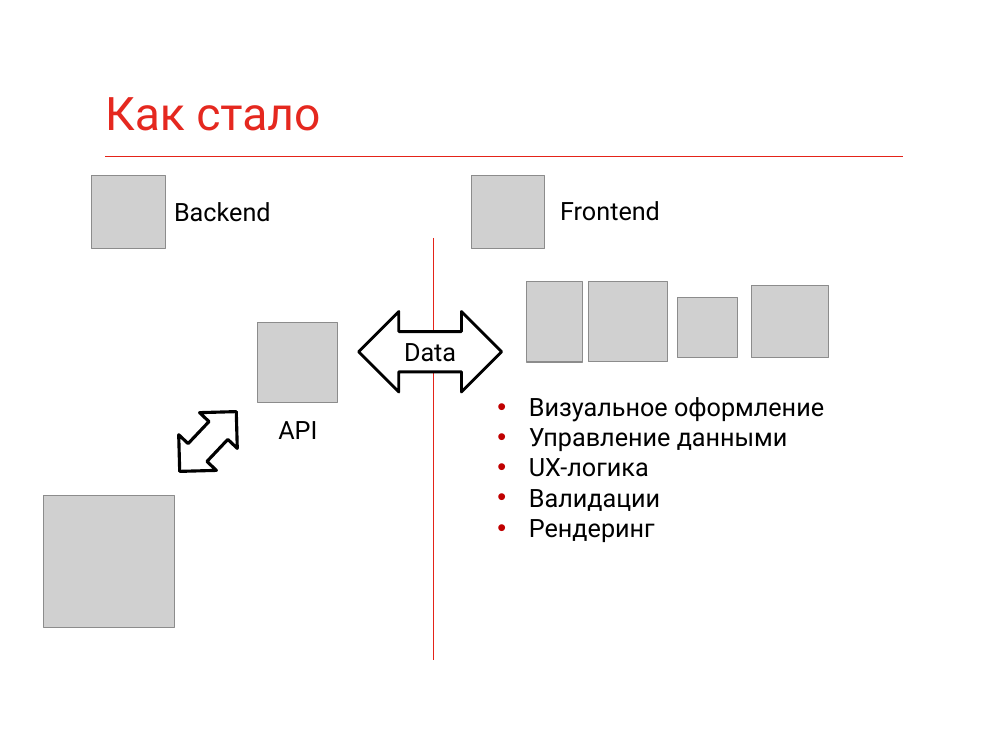
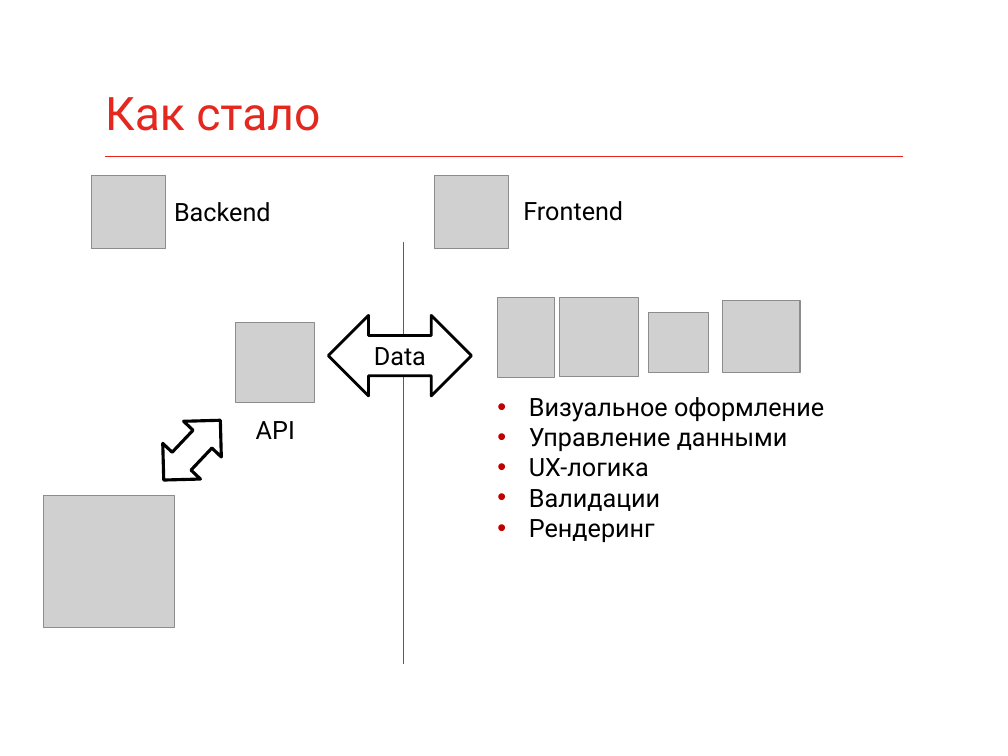
Before and after one commit to fmx1k/konfur-summer-2017-slides, a slide deck: slide 19 of Slides/Backend vs Frontend.pptx (slide 20 before the commit). Drawn at 1008x756 pixels with LibreOffice and Linux fonts; fonts in the diff are those of the drawing; grey boxes stand for pictures. Boxes give left, top, right and bottom in pixels: in the first picture for what was removed or moved away, otherwise in the second. Text is boxed around its words. In the diff, an @@ line names an element or a change of style, - is before the commit and + after.

```diff
--- a/Slides/Backend vs Frontend.pptx
+++ b/Slides/Backend vs Frontend.pptx
@@ picture: place and size @@
-picture at (472,175,545,249)
+picture at (434,175,508,249)
@@ text "Frontend": place and size @@
-text "Frontend" at (560,201,660,221)
+text "Frontend" at (523,201,623,221)
@@ line moved from (433, 238) - (433, 660) to (403, 242) - (403, 664) @@
@@ 4 pictures: place and size @@
-4 pictures at (526,282,829,363)
+4 pictures at (497,297,800,378)
@@ picture: place and size @@
-picture at (258,323,338,402)
+picture at (235,323,314,402)
@@ left right arrow "Data": place and size @@
-left right arrow "Data" at (359,311,502,392)
+left right arrow "Data" at (329,316,472,396)
@@ left right arrow: place and size @@
-left right arrow at (161,393,256,490)
+left right arrow at (145,403,240,499)
@@ text "API": place and size @@
-text "API" at (278,421,317,439)
+text "API" at (256,421,295,439)
```
Also in this commit, not shown: 2 other slides changed, 5 slides added, 3 slides removed, 7 other files.
